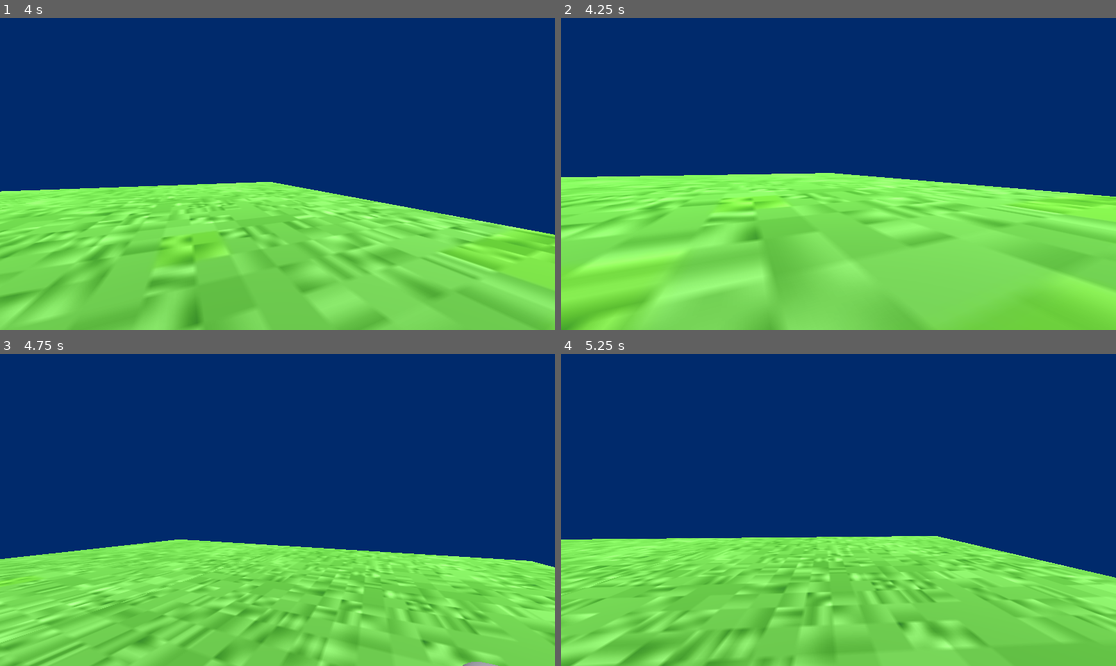
Above: before the commit, frames 1-4 (two rows, left to right).
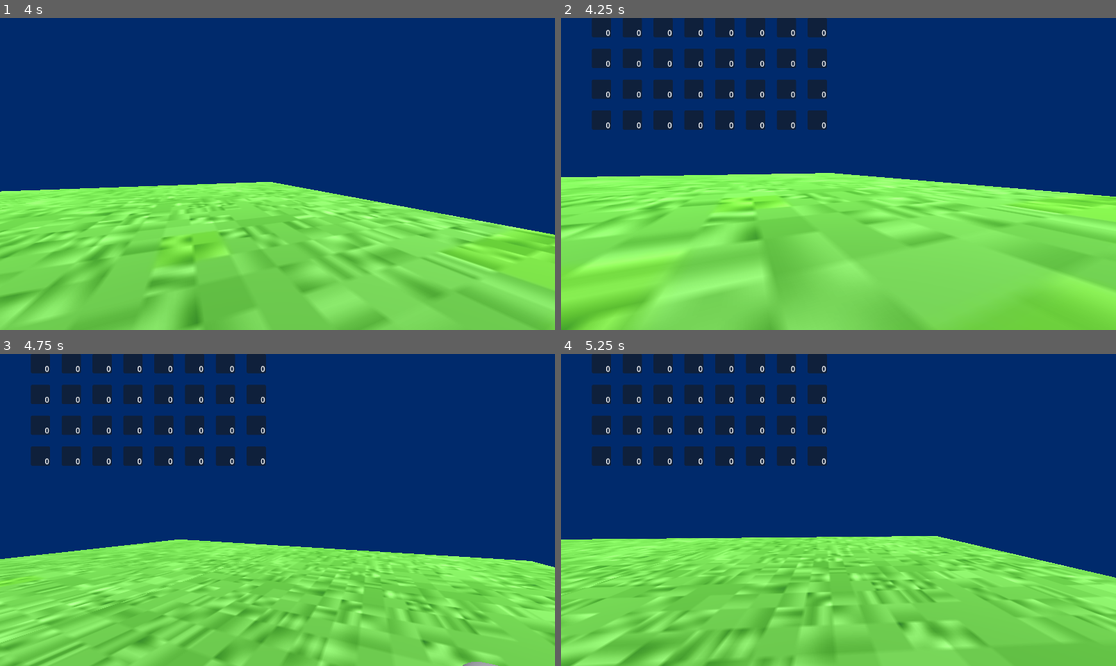
Above: after the commit, the same moments.

Repository: arrowira/DarkFantasyRPG
Game: Godot game, scene res://Scenes/Main.tscn
Two runs of this game, one before a commit and one after it. Both use one fixed random seed, a clock stepped at 60 frames per second and the inputs below.
Inputs (mouse positions are in pixels of both pictures, inside the frame that each line leads up to):
- Up to frame 1 (4 s): move the mouse to (305, 174) at 0.52 s; hold C (Crouch) 0.53-1.28 s; hold W (Forward) from 0.53 s (still down); tap Space (Jump) at 0.77, 1.52, 3.02, 3.77 s; move the mouse to (249, 174) at 1.27 s; tap Shift (Sprint) at 1.35, 2.85 s; move the mouse to (288, 167) at 2.02 s; hold C (Crouch) 2.03-2.78 s; move the mouse to (271, 180) at 2.77 s; move the mouse to (316, 177) at 3.52 s; hold C (Crouch) from 3.53 s (still down)
- Up to frame 2 (4.25 s): keep holding W (Forward); keep holding C (Crouch); tap E (OpenInventory, bound only after the commit) at 4.15 s
- Up to frame 3 (4.75 s): keep holding W (Forward); move the mouse to (233, 506) at 4.27 s; release C (Crouch) at 4.28 s; tap Shift (Sprint) at 4.35 s; tap Space (Jump) at 4.52 s
- Up to frame 4 (5.25 s): keep holding W (Forward); move the mouse to (844, 510) at 5.02 s; hold C (Crouch) from 5.03 s (still down)

Frame 1 is identical in both runs. In frame 2, 6.8% of the frame differs, in the area x 5-48%, y 0-36%; in frame 3, 6.8%; in frame 4, 6.8%.

Commit message:
InventoryTest

Diff:
--- /dev/null
+++ b/dark-fantasy-rpg/Scenes/InventorySlot.tscn
@@ -0,0 +1,18 @@
+[gd_scene format=3 uid="uid://dlm66orc2yfxo"]
+
+[node name="InventorySlot" type="Node2D"]
+
+[node name="Slot" type="Panel" parent="."]
+offset_right = 40.0
+offset_bottom = 40.0
+
+[node name="Tex" type="Sprite2D" parent="Slot"]
+position = Vector2(3, 3)
+
+[node name="Amount" type="RichTextLabel" parent="Slot"]
+layout_mode = 0
+offset_left = 29.0
+offset_top = 19.0
+offset_right = 69.0
+offset_bottom = 59.0
+text = "0"
--- a/dark-fantasy-rpg/Scenes/Main.tscn
+++ b/dark-fantasy-rpg/Scenes/Main.tscn
@@ -1,9 +1,11 @@
-[gd_scene load_steps=9 format=3 uid="uid://b5o2jc4gm3fue"]
+[gd_scene load_steps=11 format=3 uid="uid://b5o2jc4gm3fue"]
 
 [ext_resource type="PackedScene" uid="uid://h3rweylpaqkv" path="res://Scenes/Player.tscn" id="1_r150o"]
 [ext_resource type="Texture2D" uid="uid://cc0b2kjbdj5xv" path="res://Textures/Grass-min.jpg" id="2_idj7w"]
 [ext_resource type="AudioStream" uid="uid://c67md5oulfhs7" path="res://Audio/GrassSteps.mp3" id="2_kln2b"]
 [ext_resource type="AudioStream" uid="uid://dqcsvfps6vt52" path="res://Audio/GrassSteps2.mp3" id="3_rgh2o"]
+[ext_resource type="Script" uid="uid://d3mgnmbpi3noy" path="res://Scripts/Inventory.gd" id="4_pbw6q"]
+[ext_resource type="Script" uid="uid://c8b6mdwqieipo" path="res://Scripts/InvRenderer.gd" id="6_v1gob"]
 
 [sub_resource type="StandardMaterial3D" id="StandardMaterial3D_kln2b"]
 albedo_texture = ExtResource("2_idj7w")
@@ -34,6 +36,9 @@
 
 [node name="StepSound2" type="AudioStreamPlayer3D" parent="Player"]
 stream = ExtResource("3_rgh2o")
+
+[node name="InventoryManager" type="Node3D" parent="Player"]
+script = ExtResource("4_pbw6q")
 
 [node name="GroundContainer" type="Node" parent="."]
 
@@ -121,4 +126,9 @@
 transform = Transform3D(1, 0, 0, 0, 0.5218436, 0.85304123, 0, -0.85304123, 0.5218436, 0, 35.276165, 62.57685)
 light_energy = 2.0
 
+[node name="CanvasLayer" type="CanvasLayer" parent="."]
+
+[node name="InventoryRenderer" type="Node3D" parent="CanvasLayer"]
+script = ExtResource("6_v1gob")
+
 [connection signal="timeout" from="Player/WalkTimer" to="Player" method="_on_walk_timer_timeout"]
--- /dev/null
+++ b/dark-fantasy-rpg/Scripts/InvRenderer.gd
@@ -0,0 +1,36 @@
+extends Node3D
+
+var InvSlot = preload("res://Scenes/InventorySlot.tscn")
+var IScript
+var R = false
+
+var OInv
+var Open = false
+
+func _physics_process(delta: float) -> void:
+	#has to ready after the inventory script is loaded so put it a frame after
+	if(R == false):
+		IScript = get_node("/root/Node3D/Player/InventoryManager")
+		OInv = IScript.Inv
+		var Pos = Vector2(0, 0)
+		var Dist = 64
+		for i in range(OInv.size()):
+			if(Pos.x == 8*64):
+				Pos.y+=64
+				Pos.x=0
+			Pos.x +=64
+			var NSlot = InvSlot.instantiate()
+			NSlot.global_position = Pos
+			add_child(NSlot)
+		R = true
+
+	if(Input.is_action_just_pressed("OpenInventory")):
+		Open = !Open
+	for child in get_children():
+		child.visible = Open
+
+	if(Open == true):
+		DrawInvetory()
+
+func DrawInvetory():
+	return
--- /dev/null
+++ b/dark-fantasy-rpg/Scripts/Inventory.gd
@@ -0,0 +1,35 @@
+extends Node3D
+
+var InvSize = 32
+var Inv = []
+
+func _ready() -> void:
+	Inv.resize(InvSize)
+	for i in range(InvSize):
+		Inv[i] = Item.new()
+
+func PickupItem(NItem):
+	for i in range (Inv.size()):
+		if(Inv[i].name == NItem.name && Inv[i].Amt + NItem.Amt <= Inv[i].StackSize):
+			Inv[i].Amt+=NItem.Amt
+		elif(Inv[i].name == NItem.name && Inv[i].Amt < Inv[i].StackSize):
+			NItem.Amt-=(Inv[i].StackSize - Inv.Amt)
+			Inv[i].Amt = Inv[i].StackSize
+		if(Inv[i].name == "Empty"):
+			Inv[i] = NItem
+			return
+	if(NItem.Amt == 0):
+		return
+	print("Inventory Full, " + NItem.Amt + " Items Left")
+	SpawnItem(NItem, global_position)
+
+func RemoveItem(Slot):
+	Inv[Slot] = Item.new()
+
+func DropItem(Slot):
+	SpawnItem(Inv[Slot], global_position)
+	RemoveItem(Slot)
+
+func SpawnItem(NItem, Pos):
+	#code to spawn the item in the world
+	return
--- /dev/null
+++ b/dark-fantasy-rpg/Scripts/Item.gd
@@ -0,0 +1,14 @@
+extends Resource
+class_name Item
+var Name : String
+var StackSize : int
+var Tex : Texture2D
+var Desc : String
+var Amt : int
+
+func _init(n: String = "Empty", ss: int = 0, t: Texture2D = null, d: String = "How are you seeing this?", a: int=0):
+	Name = n
+	StackSize = ss
+	Tex = t
+	Desc = d
+	Amt = a
--- a/dark-fantasy-rpg/project.godot
+++ b/dark-fantasy-rpg/project.godot
@@ -52,3 +52,8 @@
 "events": [Object(InputEventKey,"resource_local_to_scene":false,"resource_name":"","device":-1,"window_id":0,"alt_press …(191 unchanged characters)…
 ]
 }
+OpenInventory={
+"deadzone": 0.2,
+"events": [Object(InputEventKey,"resource_local_to_scene":false,"resource_name":"","device":-1,"window_id":0,"alt_pressed":false,"shift_pressed":false,"ctrl_pressed":false,"meta_pressed":false,"pressed":false,"keycode":0,"physical_keycode":69,"key_label":0,"unicode":101,"location":0,"echo":false,"script":null)
+]
+}
Not shown, added: dark-fantasy-rpg/Scripts/InvRenderer.gd.uid
Not shown, added: dark-fantasy-rpg/Scripts/Inventory.gd.uid
Not shown, added: dark-fantasy-rpg/Scripts/Item.gd.uid
Binary file added: dark-fantasy-rpg/Textures/TestIamge.png
Not shown, added: dark-fantasy-rpg/Textures/TestIamge.png.import
